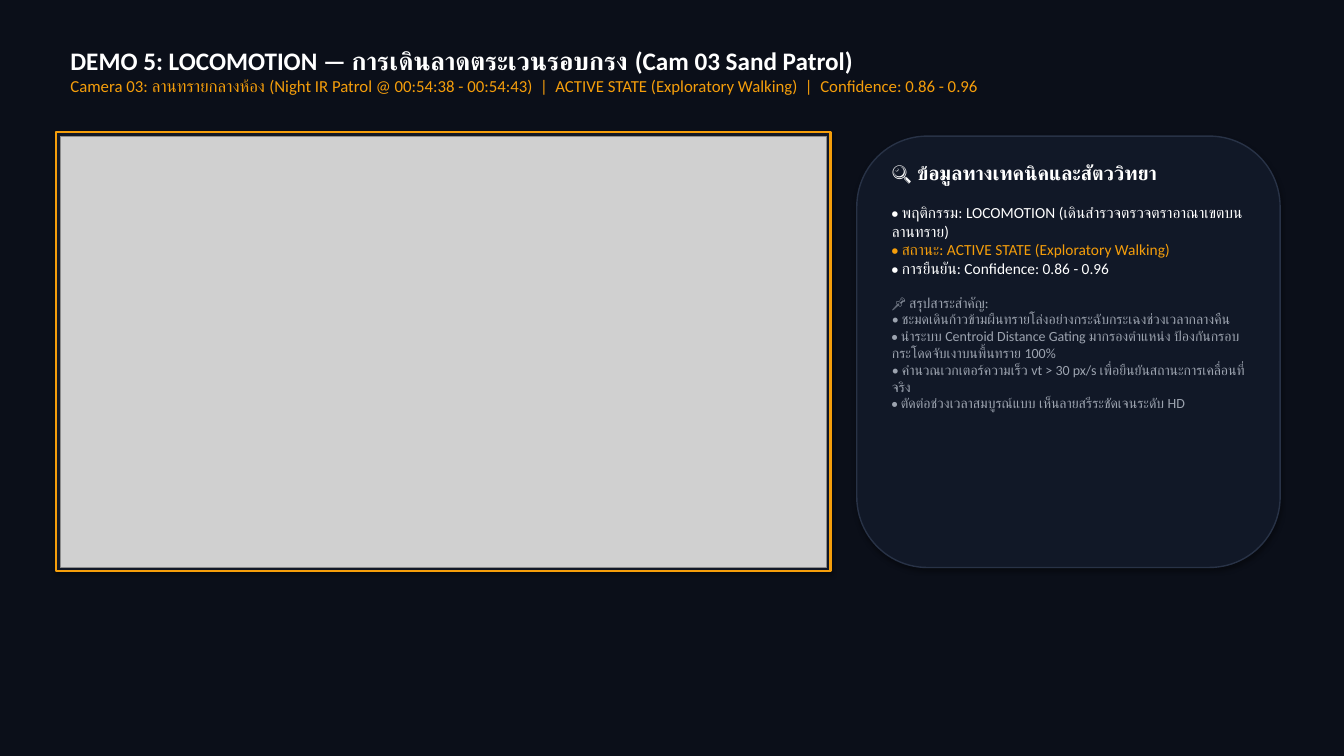
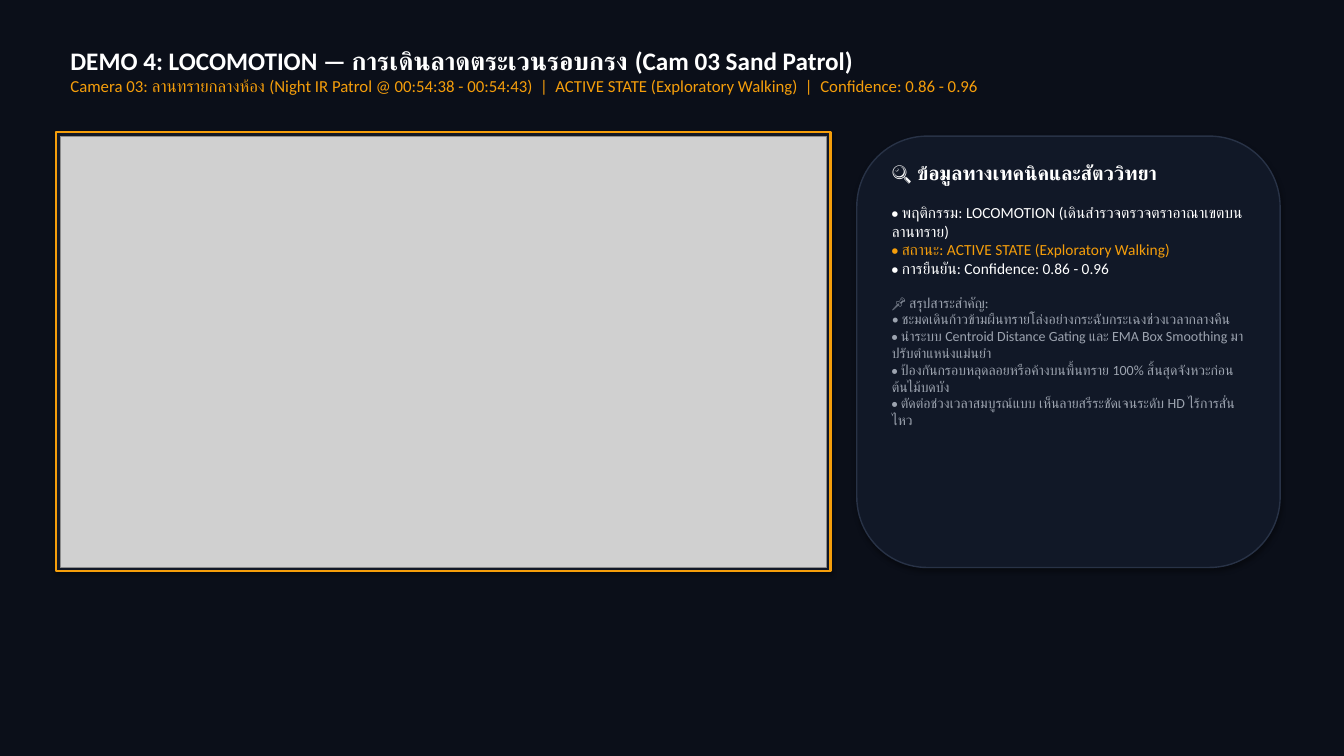
Before and after one commit to Kokokua/Project-CMZ, a slide deck: slide 14 of finish/Image_Processing_Presentation_Phase2_Final.pptx (slide 15 before the commit). Drawn at 1344x756 pixels with LibreOffice and Linux fonts; fonts in the diff are those of the drawing; grey boxes stand for pictures. Boxes give left, top, right and bottom in pixels: in the first picture for what was removed or moved away, otherwise in the second. Text is boxed around its words. In the diff, an @@ line names an element or a change of style, - is before the commit and + after.

Commit message:
Final presentation with 4 dedicated clean behavior demos: Resting (Tire & 4-Cam Sync), Feeding, Locomotion

```diff
--- a/finish/Image_Processing_Presentation_Phase2_Final.pptx
+++ b/finish/Image_Processing_Presentation_Phase2_Final.pptx
@@ text at box(70, 51, 853, 74): text changed @@
-DEMO 5: LOCOMOTION — การเดินลาดตระเวนรอบกรง (Cam 03 Sand Patrol)
+DEMO 4: LOCOMOTION — การเดินลาดตระเวนรอบกรง (Cam 03 Sand Patrol)
@@ text at box(892, 297, 1235, 412): text changed @@
-📌 สรุปสาระสำคัญ:
-• ชะมดเดินก้าวข้ามผืนทรายโล่งอย่างกระฉับกระเฉงช่วงเวลากลางคืน
-• นำระบบ Centroid Distance Gating มากรองตำแหน่ง ป้องกันกรอบกระโดดจับเงาบนพื้นทราย 100%
-• คำนวณเวกเตอร์ความเร็ว vt > 30 px/s เพื่อยืนยันสถานะการเคลื่อนที่จริง
-• ตัดต่อช่วงเวลาสมบูรณ์แบบ เห็นลายสรีระชัดเจนระดับ HD
+📌 สรุปสาระสำคัญ:
+• ชะมดเดินก้าวข้ามผืนทรายโล่งอย่างกระฉับกระเฉงช่วงเวลากลางคืน
+• นำระบบ Centroid Distance Gating และ EMA Box Smoothing มาปรับตำแหน่งแม่นยำ
+• ป้องกันกรอบหลุดลอยหรือค้างบนพื้นทราย 100% สิ้นสุดจังหวะก่อนต้นไม้บดบัง
+• ตัดต่อช่วงเวลาสมบูรณ์แบบ เห็นลายสรีระชัดเจนระดับ HD ไร้การสั่นไหว
```
Also in this commit, not shown: 2 other slides changed, 1 slide removed, 4 other files.
